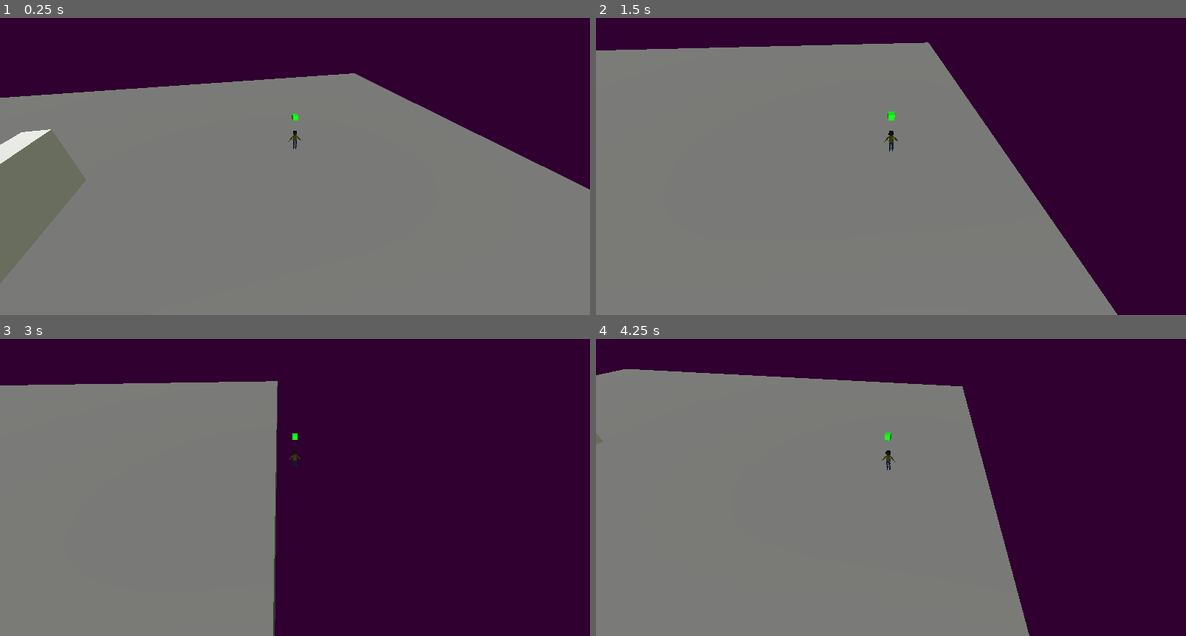
Above: before the commit, frames 1-4 (two rows, left to right).
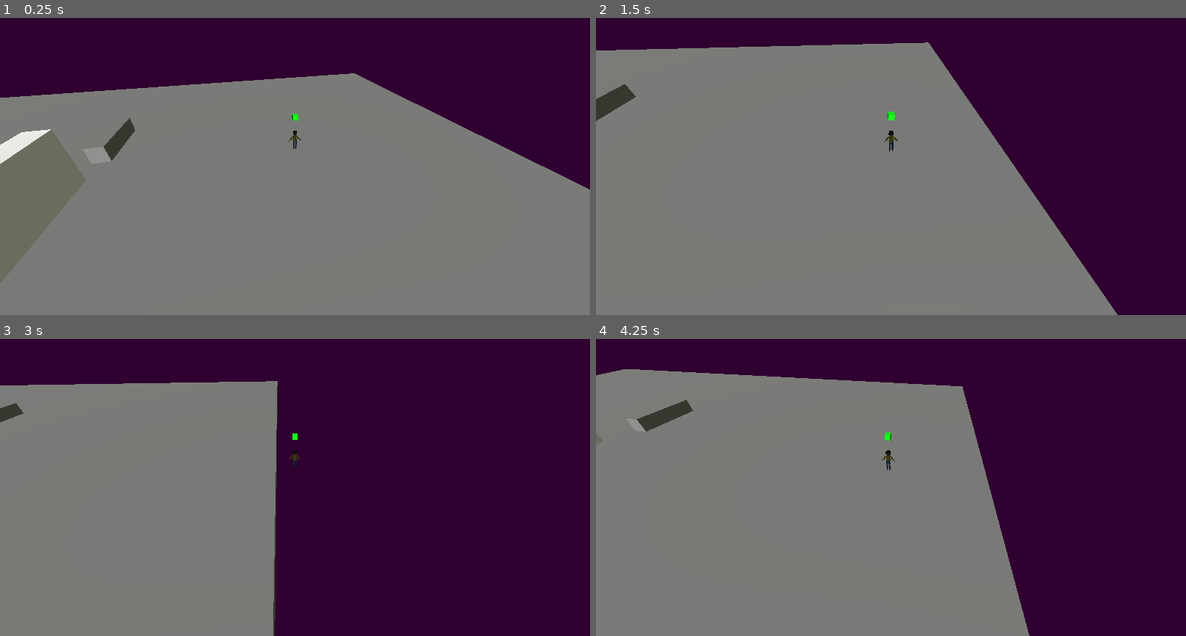
Above: after the commit, the same moments.

Repository: FellowshipOfTheGame/Hotel-Ponte-Negra
Game: Godot game, scene res://scenes/base.tscn
Two runs of this game, one before a commit and one after it. Both use one fixed random seed, a clock stepped at 60 frames per second and the inputs below.
Inputs (mouse positions are in pixels of both pictures, inside the frame that each line leads up to):
- Up to frame 1 (0.25 s): no input
- Up to frame 2 (1.5 s): move the mouse to (1020, 133) at 0.52 s; hold Right (movimento_direita) 0.53-1.28 s; hold E (interacao) 0.53-1.28 s; move the mouse to (773, 166) at 1.27 s; hold Down (movimento_tras) from 1.28 s (still down); tap E (interacao) at 1.35 s
- Up to frame 3 (3 s): move the mouse to (354, 398) at 2.02 s; release Down (movimento_tras) at 2.03 s; hold Right (movimento_direita) 2.03-2.78 s; hold E (interacao) 2.03-2.78 s; move the mouse to (265, 537) at 2.77 s; hold Up (movimento_frente) from 2.78 s (still down); tap E (interacao) at 2.85 s
- Up to frame 4 (4.25 s): move the mouse to (1068, 520) at 3.52 s; release Up (movimento_frente) at 3.53 s; hold Left (movimento_esquerda) from 3.53 s (still down); hold E (interacao) from 3.53 s (still down)

The runs differ from the first frame. In frame 1, 0.3% of the frame differs, in the area x 17-23%, y 33-49%; in frame 2, 0.4%; in frame 3, 0.2%; in frame 4, 0.4%, in the area x 6-17%, y 20-32%.
Error before the commit: Cannot call method 'force_shapecast_update' on a null value. (res://scenes/characters/player/player.gd:17)

Commit message:
Correção de Merge

Diff:
--- a/project.godot
+++ b/project.godot
@@ -57,3 +57,9 @@
 , Object(InputEventJoypadButton,"resource_local_to_scene":false,"resource_name":"","device":-1,"button_index":0,"pressure":0.0,"pressed":true,"script":null)
 ]
 }
+
+[layer_names]
+
+3d_physics/layer_1="World"
+3d_physics/layer_2="Player"
+3d_physics/layer_3="Interactables"
--- a/scenes/base.tscn
+++ b/scenes/base.tscn
@@ -38,3 +38,10 @@
 environment = SubResource("Environment_pvqg0")
 
 [node name="TestWall" parent="." instance=ExtResource("4_h5ip5")]
+collision_mask = 3
+
+[node name="CSGBox3D2" type="CSGBox3D" parent="."]
+transform = Transform3D(1, 0, 0, 0, 1, 0, 0, 0, 1, 0, 0, -9.601068)
+use_collision = true
+collision_mask = 3
+size = Vector3(1, 1, 4)
--- a/scenes/characters/player/player.tscn
+++ b/scenes/characters/player/player.tscn
@@ -1,8 +1,9 @@
-[gd_scene load_steps=8 format=3 uid="uid://csmmjcndfe1ns"]
+[gd_scene load_steps=9 format=3 uid="uid://csmmjcndfe1ns"]
 
-[ext_resource type="Script" uid="uid://ug1jag7rmhxf" path="res://scenes/characters/player/player.gd" id="1_686vu"]
-[ext_resource type="PackedScene" uid="uid://bkbonrs1200qi" path="res://scenes/characters/player/interacting_component.tscn" id="3_hss88"]
+[ext_resource type="Script" path="res://scenes/characters/player/player.gd" id="1_686vu"]
+[ext_resource type="PackedScene" uid="uid://5l3bqquf6kw4" path="res://scenes/characters/player/interacting_component.tscn" id="3_hss88"]
 [ext_resource type="ArrayMesh" uid="uid://h33klegcoldr" path="res://assets/3D_models/player/protagonista.obj" id="3_qd3e3"]
+[ext_resource type="PackedScene" uid="uid://d1wvdjrkby2k4" path="res://scenes/components/actionComponent.tscn" id="4_hss88"]
 
 [sub_resource type="CapsuleShape3D" id="CapsuleShape3D_686vu"]
 height = 2.8588867
@@ -18,7 +19,7 @@
 size = Vector3(1, 2, 1)
 
 [node name="Player" type="CharacterBody3D"]
-collision_layer = 2
+collision_layer = 3
 script = ExtResource("1_686vu")
 
 [node name="CollisionShape3D" type="CollisionShape3D" parent="."]
@@ -44,3 +45,6 @@
 [node name="CollisionShape3D" type="CollisionShape3D" parent="InteractingComponent/InteractRange2"]
 transform = Transform3D(1, 0, 0, 0, 1, 0, 0, 0, 1, 0, 1.0065281, 0)
 shape = SubResource("BoxShape3D_qd3e3")
+
+[node name="ActionComponent" parent="." instance=ExtResource("4_hss88")]
+transform = Transform3D(1, 0, 0, 0, 1, 0, 0, 0, 1, 0, 0.5465478, -0.9007698)
--- a/scripts/objects/types/interactable.gd
+++ b/scripts/objects/types/interactable.gd
@@ -1,6 +1,6 @@
 extends StaticBody3D
 class_name Interactable
 
-func _on_interact(interactor: Node):
+func _on_interact(_interactor: Node):
 	print("Este objeto interativo não tem uma ação definida.")
 	pass # Classes filhas vão sobrescrever isso
